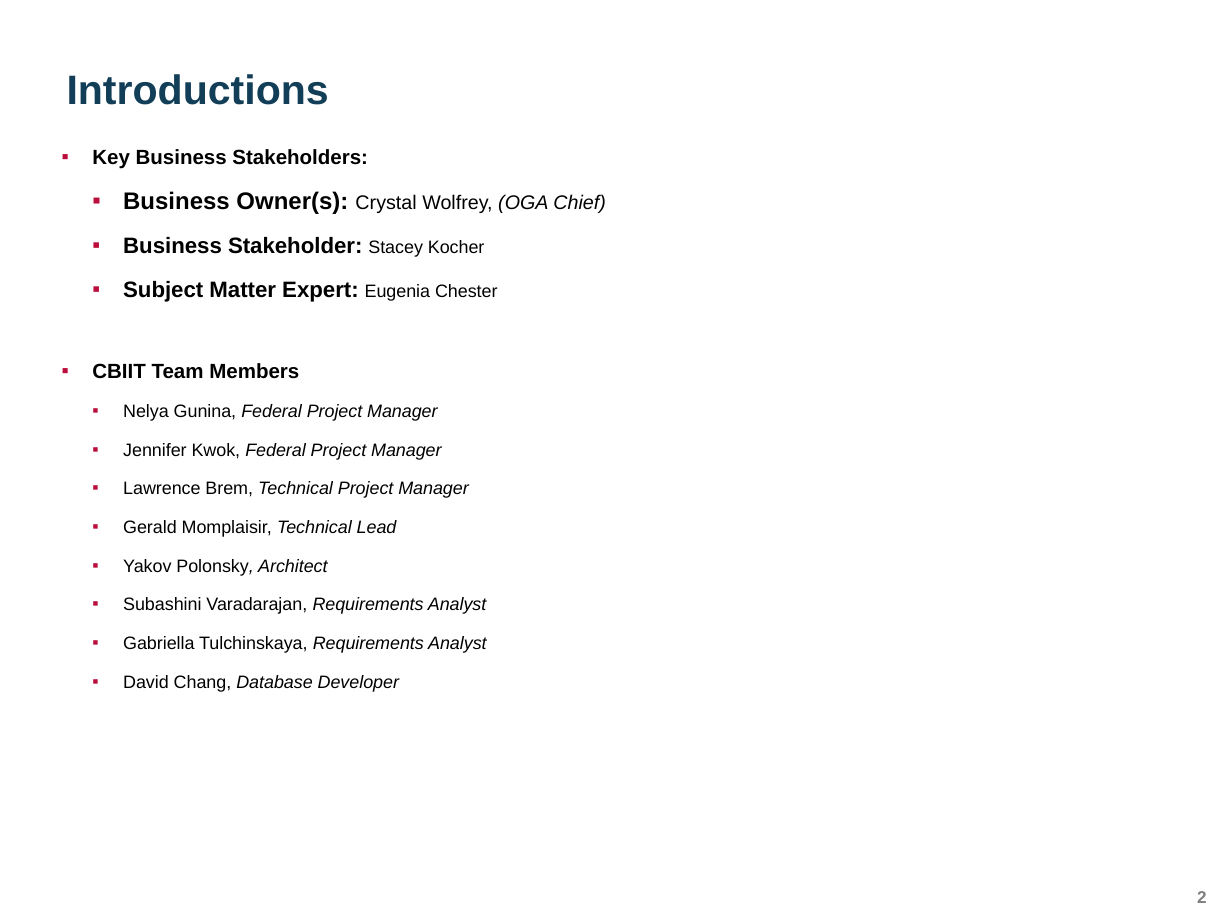
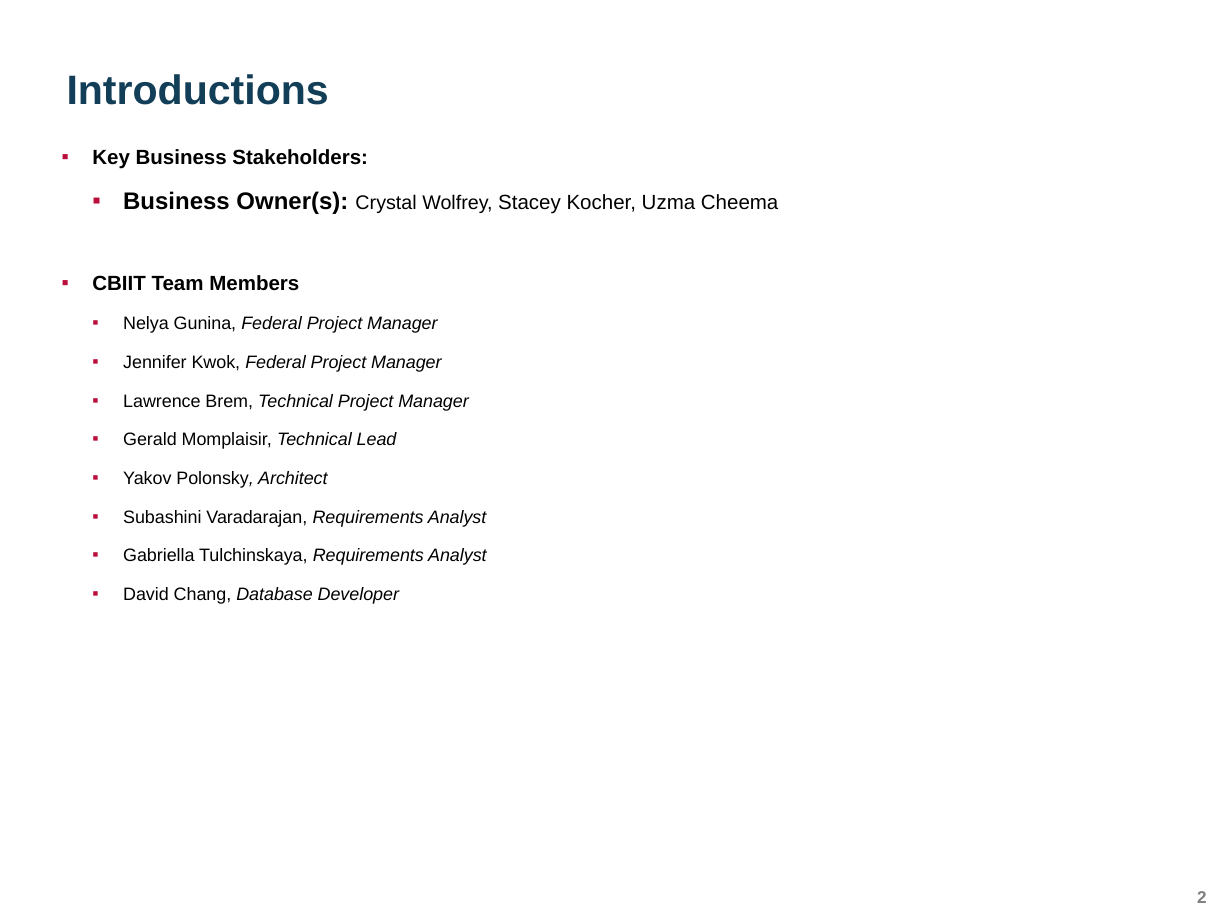
Before and after one commit to yaoh4/greensheets_classic, a slide deck: slide 2 of Requirements/Presentations/GreenSheets OGA presentation_version 1.pptx. Drawn at 1232x924 pixels with LibreOffice and Linux fonts; fonts in the diff are those of the drawing; background and template pictures are left out. Boxes give left, top, right and bottom in pixels: in the first picture for what was removed or moved away, otherwise in the second. Text is boxed around its words. In the diff, an @@ line names an element or a change of style, - is before the commit and + after.

```diff
--- a/Requirements/Presentations/GreenSheets OGA presentation_version 1.pptx
+++ b/Requirements/Presentations/GreenSheets OGA presentation_version 1.pptx
@@ text at (123, 191, 778, 214): text changed; size 13 to 12 pt; bold off @@
-  ▪ Business Owner(s): Crystal Wolfrey, (OGA Chief)
-  ▪ Business Stakeholder: Stacey Kocher
-  ▪ Subject Matter Expert: Eugenia Chester
+  ▪ Business Owner(s): Crystal Wolfrey, Stacey Kocher, Uzma Cheema
```
